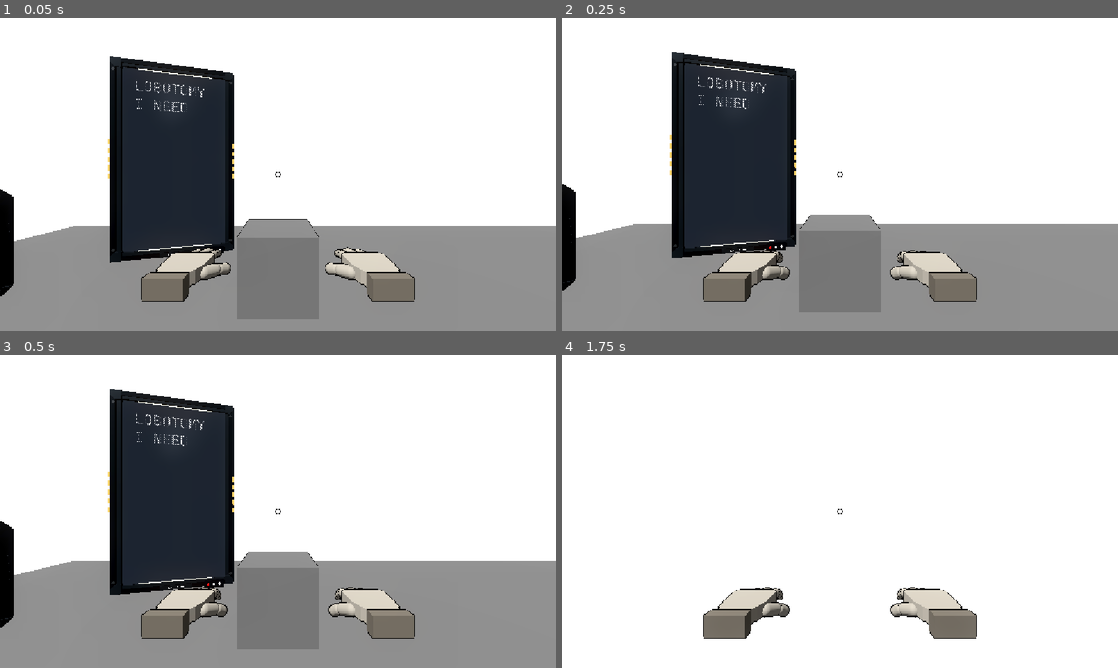
Above: before the commit, frames 1-4 (two rows, left to right).
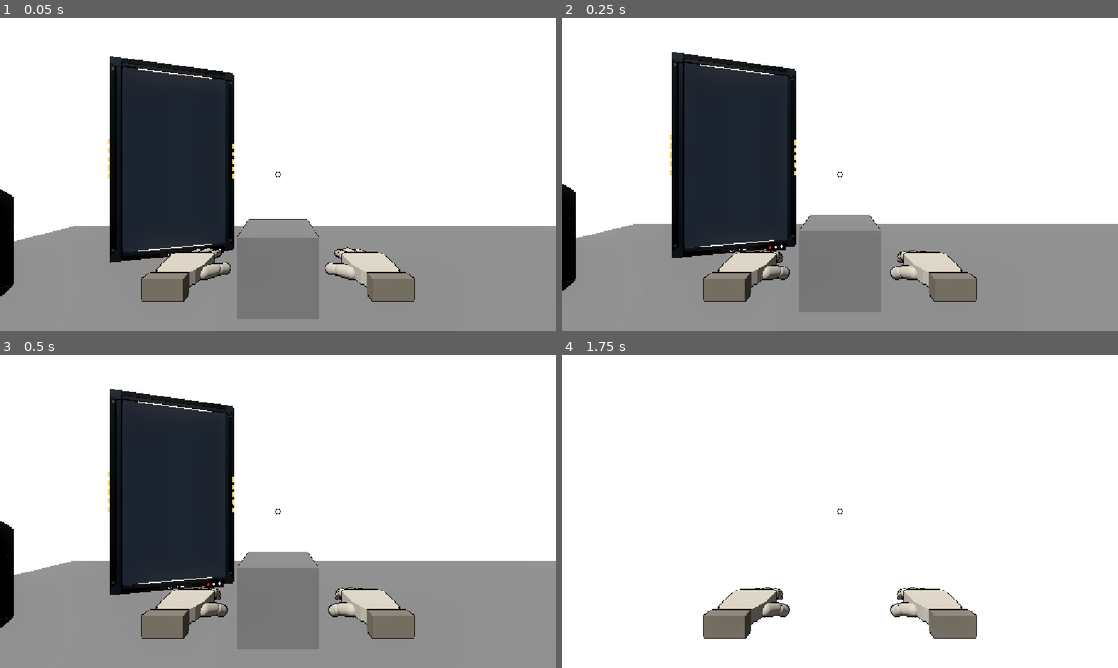
Above: after the commit, the same moments.

Repository: greedisfaust/fowl-play-project
Game: Godot game, scene res://arena/test_arena.tscn
Same seed, same stepped clock (60 frames per second), same inputs: the game is played once before the commit and once after it.
Inputs (mouse positions are in pixels of both pictures, inside the frame that each line leads up to):
- Up to frame 1 (0.05 s): no input
- Up to frame 2 (0.25 s): no input
- Up to frame 3 (0.5 s): no input
- Up to frame 4 (1.75 s): tap Enter at 0.5 s; move the mouse to (867, 511) at 0.52 s; hold E (interact) 0.53-1.28 s; hold W (move_forward) from 0.53 s (still down); click (867, 511) at 0.67 s; tap Space (jump) at 0.77, 1.52 s; move the mouse to (812, 511) at 1.27 s; click (812, 511) at 1.35 s

The runs differ from the first frame. In frame 1, 0.2% of the frame differs, in the area x 24-37%, y 20-30%; in frame 2, 0.2%; in frame 3, 0.2%; in frame 4, nothing differs.
Error after the commit: Parse Error: Identifier "_menu_option_lines" not declared in the current scope. (res://ui/screen_text.gd:94)

Commit message:
fix: resolve wrapped menu rows after RichTextLabel layout

Diff:
--- a/fowl-play/tests/m3_screen_text_test.gd
+++ b/fowl-play/tests/m3_screen_text_test.gd
@@ -42,14 +42,14 @@
 	]
 	terminal.show_menu("CLICK TEST", "Choose one.", menu_options, 0, "CLICK TO SELECT")
 	await process_frame
-	var option_lines: Array = terminal.get("_menu_option_lines")
-	_check(option_lines.size() == 2, "Menu should retain one rendered line index per option")
+	var option_characters: Array = terminal.get("_menu_option_character_starts")
+	_check(option_characters.size() == 2, "Menu should retain one rendered line index per option")
 	if option_lines.size() == 2:
-		var first_line: int = int(option_lines[0])
-		var second_line: int = int(option_lines[1])
+		var first_line: int = terminal.get_character_line(int(option_characters[0]))
+		var second_line: int = terminal.get_character_line(int(option_characters[1]))
 		var first_y: float = (float(terminal.get_line_offset(first_line)) + float(terminal.get_line_offset(second_line))) * 0.5
 		_check(terminal.get_menu_option_at_position(Vector2(500.0, first_y)) == 0, "First option rendered line should resolve to its index")
-		var end_line: int = int(terminal.get("_menu_option_end_line"))
+		var end_line: int = terminal.get_character_line(int(terminal.get("_menu_option_end_character")))
 		var second_y: float = (float(terminal.get_line_offset(second_line)) + float(terminal.get_line_offset(end_line))) * 0.5
 		_check(terminal.get_menu_option_at_position(Vector2(500.0, second_y)) == 1, "Second option rendered line should resolve to its index")
 	terminal.clear_screen()
--- a/fowl-play/ui/screen_text.gd
+++ b/fowl-play/ui/screen_text.gd
@@ -41,8 +41,8 @@
 @export var prompt_color: Color = DEFAULT_HEADER
 
 var _debug_watch_name: StringName = &""
-var _menu_option_lines: Array[int] = []
-var _menu_option_end_line: int = -1
+var _menu_option_character_starts: Array[int] = []
+var _menu_option_end_character: int = -1
 
 func _ready() -> void:
 	bbcode_enabled = true
@@ -85,8 +85,8 @@
 
 func clear_screen() -> void:
 	clear()
-	_menu_option_lines.clear()
-	_menu_option_end_line = -1
+	_menu_option_character_starts.clear()
+	_menu_option_end_character = -1
 
 ## Replaces the display with selectable menu rows.
 func show_menu(header: String, description: String, options: Array[Dictionary], selected_index: int, prompt: String = "") -> void:
@@ -107,25 +107,27 @@
 			option_color = Color(0.42, 0.46, 0.53, 1.0)
 		elif selected:
 			option_color = Color(0.30, 0.84, 0.92, 1.0)
-		_menu_option_lines.append(maxi(0, get_line_count() - 1))
+		_menu_option_character_starts.append(get_total_character_count())
 		_append_styled_line(marker + str(option.get("label", "")), option_color, selected)
-	_menu_option_end_line = maxi(0, get_line_count() - 1)
+	_menu_option_end_character = get_total_character_count()
 	if not prompt.is_empty():
 		_append_styled_line(prompt, prompt_color, false)
 
 func get_menu_option_at_position(local_position: Vector2) -> int:
-	if _menu_option_lines.is_empty() or _menu_option_end_line < 0:
+	if _menu_option_character_starts.is_empty() or _menu_option_end_character < 0:
 		return -1
 	var vertical_scroll_bar: VScrollBar = get_v_scroll_bar()
 	var vertical_scroll: float = vertical_scroll_bar.value if vertical_scroll_bar != null else 0.0
-	for option_index: int in _menu_option_lines.size():
-		var line_index: int = _menu_option_lines[option_index]
-		var end_line: int = _menu_option_end_line
-		if option_index + 1 < _menu_option_lines.size():
-			end_line = _menu_option_lines[option_index + 1]
-		if line_index < 0 or end_line >= get_line_count() or end_line <= line_index:
+	for option_index: int in _menu_option_character_starts.size():
+		var start_character: int = _menu_option_character_starts[option_index]
+		var end_character: int = _menu_option_end_character
+		if option_index + 1 < _menu_option_character_starts.size():
+			end_character = _menu_option_character_starts[option_index + 1]
+		var start_line: int = get_character_line(start_character)
+		var end_line: int = get_character_line(end_character)
+		if start_line < 0 or end_line < 0 or end_line <= start_line:
 			continue
-		var line_top: float = float(get_line_offset(line_index)) - vertical_scroll
+		var line_top: float = float(get_line_offset(start_line)) - vertical_scroll
 		var line_bottom: float = float(get_line_offset(end_line)) - vertical_scroll
 		if local_position.y >= line_top and local_position.y < line_bottom:
 			return option_index
